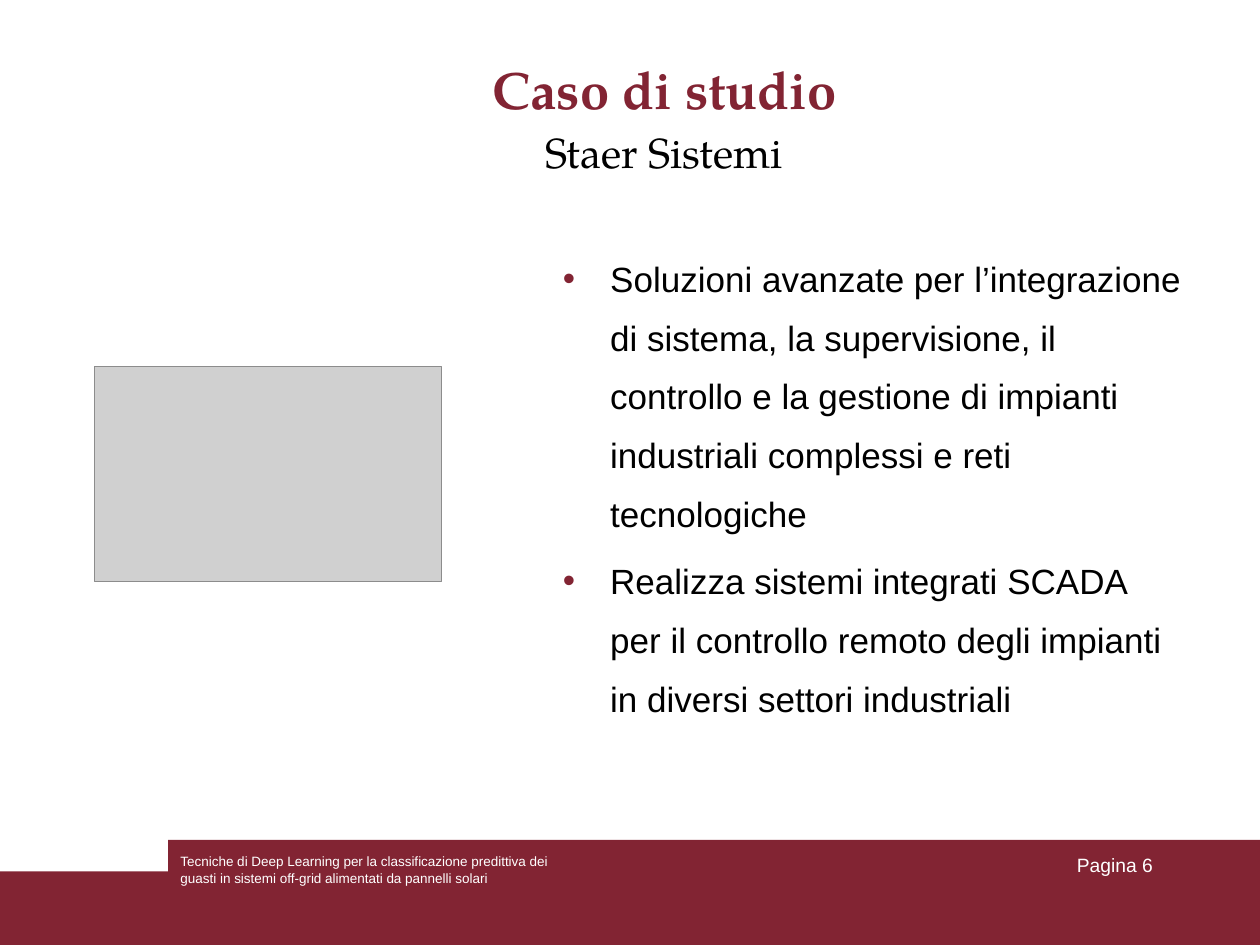
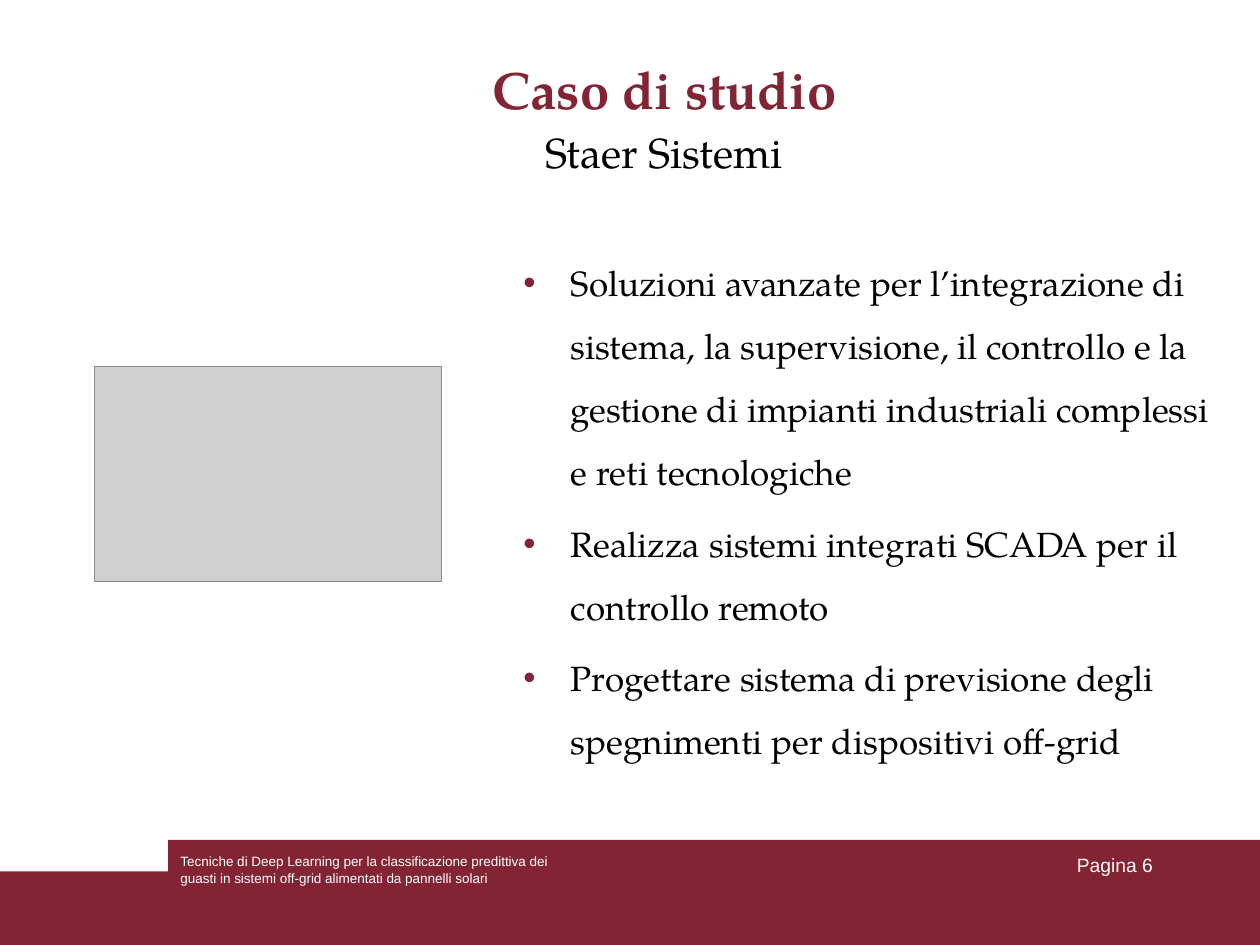
Before and after one commit to lorenzoooooo/DL-for-Predictive-Fault-Classification-in-Off-Grid-Systems, a slide deck: slide 6 of Presentazione_tesi.ppt. Drawn at 1260x945 pixels with LibreOffice and Linux fonts; fonts in the diff are those of the drawing; grey boxes stand for pictures. Boxes give left, top, right and bottom in pixels: in the first picture for what was removed or moved away, otherwise in the second. Text is boxed around its words. In the diff, an @@ line names an element or a change of style, - is before the commit and + after.

```diff
--- a/Presentazione_tesi.ppt
+++ b/Presentazione_tesi.ppt
@@ text "Soluzioni avanzate per l’integrazione di ..." moved from (x1=610, y1=266, x2=1180, y2=713) to (x1=571, y1=270, x2=1209, y2=764) @@
@@ text at (x1=571, y1=270, x2=1209, y2=495): font Arial to TeX Gyre Pagella in "Soluzioni avanzate per l’integrazione di sistema, la ..."; line spacing 1.4 to 1.5 @@
@@ text at (x1=571, y1=531, x2=1177, y2=764): text changed; font Arial to TeX Gyre Pagella @@
-• Realizza sistemi integrati SCADA per il controllo remoto degli impianti in diversi settori industriali
+• Realizza sistemi integrati SCADA per il controllo remoto
+• Progettare sistema di previsione degli spegnimenti per dispositivi off-grid
```
Also in this commit, not shown: 17 other slides changed.
